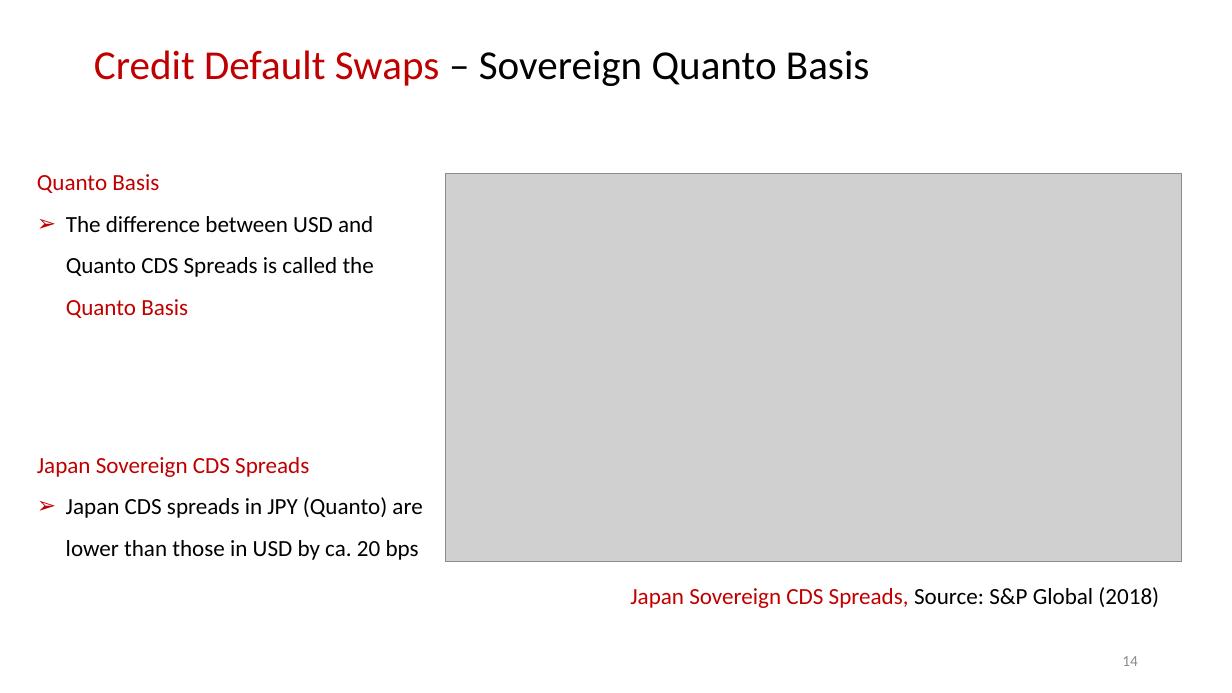
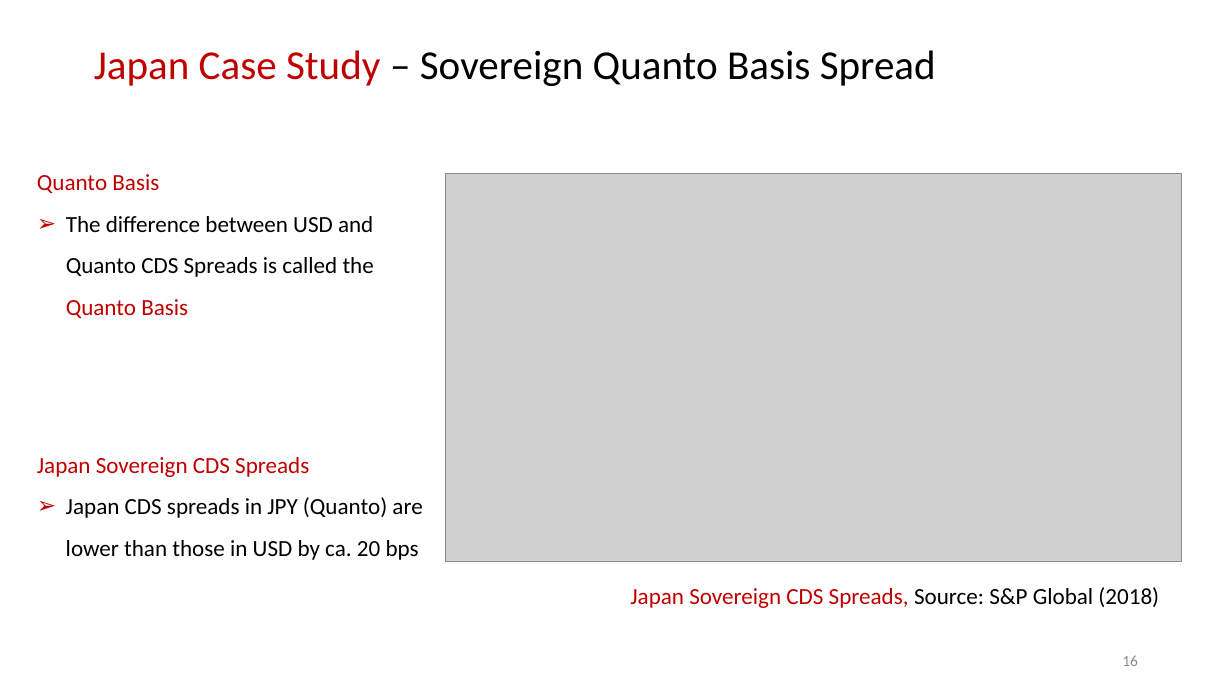
Before and after one commit to nburgessx/QuantResearch, a slide deck: slide 17 of Quanto CDS/Quanto CDS Pricing, Theory & Practice.pptx (slide 15 before the commit). Drawn at 1232x693 pixels with LibreOffice and Linux fonts; fonts in the diff are those of the drawing; grey boxes stand for pictures. Boxes give left, top, right and bottom in pixels: in the first picture for what was removed or moved away, otherwise in the second. Text is boxed around its words. In the diff, an @@ line names an element or a change of style, - is before the commit and + after.

Commit message:
Updated Quant CDS Research

```diff
--- a/Quanto CDS/Quanto CDS Pricing, Theory & Practice.pptx
+++ b/Quanto CDS/Quanto CDS Pricing, Theory & Practice.pptx
@@ title at bbox=[94, 50, 936, 86]: text changed @@
-Credit Default Swaps – Sovereign Quanto Basis
+Japan Case Study – Sovereign Quanto Basis Spread
@@ page number at bbox=[1122, 655, 1138, 666]: text changed @@
-14
+16
```
Also in this commit, not shown: 13 other slides changed, 6 slides added, 10 other files.
